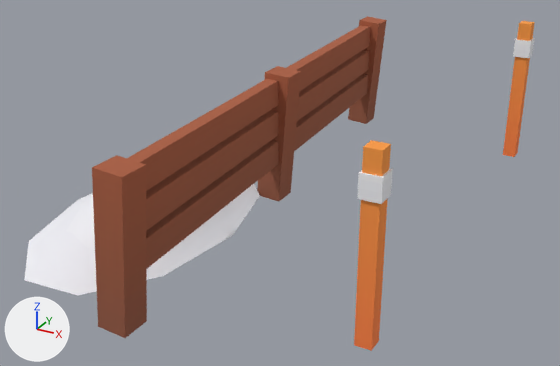
The glTF model public/assets/toycar/set-powder-verge-a-lite.glb, before and after one commit.
Rendered twice from a 50 mm camera at (3.61, -5.69, 3.61) aimed at (-0.26, 1.35, 0.08). Every picture has the same lights, and +X, +Y and +Z are marked at lower left. The first picture is the older version. Vertices at exactly the same position are counted once.

Objects in the first picture: 'drape_verge'.
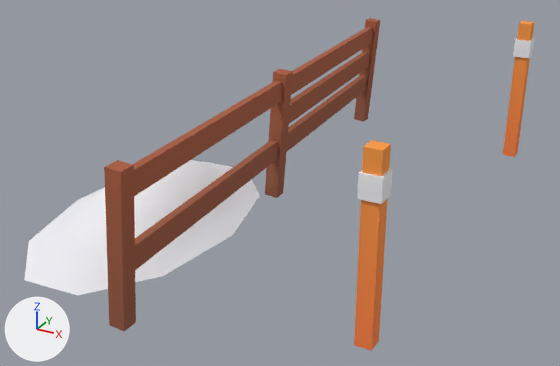
Boxes [x1, y1, x2, y2] around the edits, measured in the pictures (560 x 366 px):
'drape_verge', reshaped
    before: [24, 16, 535, 351]
    after: [24, 18, 535, 351]
part 1 of me_drape_verge, rebuilt (32% narrower)
    before: [348, 16, 387, 124]
    after: [354, 18, 380, 122]
part 2 of me_drape_verge, rebuilt
    before: [297, 50, 369, 121]
    after: [289, 51, 370, 124]
part 3 of me_drape_verge, rebuilt
    before: [127, 79, 278, 191]
    after: [132, 27, 373, 196]
part 4 of me_drape_verge, rebuilt (36% narrower)
    before: [257, 66, 301, 202]
    after: [265, 69, 293, 198]
part 5 of me_drape_verge, rebuilt (41% narrower)
    before: [92, 155, 147, 338]
    after: [104, 160, 136, 332]
part 6 of me_drape_verge, rebuilt
    before: [146, 140, 278, 269]
    after: [135, 75, 367, 270]
part 7 of me_drape_verge, deleted (brown)
    before: [287, 25, 370, 91]
part 8 of me_drape_verge, deleted (brown)
    before: [294, 74, 368, 151]
part 9 of me_drape_verge, deleted (brown)
    before: [146, 110, 278, 231]

What changed in the scene script:
```text
Change me_drape_verge:
    used by ob_drape_verge; location = (1.6, 4.5, 0.6)
    remove me_drape_verge.from_pydata(...)  # 145 vertices, 198 faces; spans x -3.84..0.1, y -6.04..0.25, z -0.9..0.9
    add me_drape_verge.from_pydata(...)  # 133 vertices, 190 faces; spans x -3.84..0.1, y -5.97..0.18, z -0.9..0.9
    me_drape_verge part 1: the loose piece of 8 vertices spanning x -2.41..-1.99, y -0.05..0.25, z -0.81..0.71 is rebuilt with 8 vertices and now spans x -2.34..-2.06, y 0.02..0.18, z -0.8..0.7
    me_drape_verge part 2: the loose piece of 8 vertices spanning x -2.27..-1.95, y -2.9..0.1, z 0.01..0.29 is rebuilt with 8 vertices and now spans x -2.22..-1.96, y -2.9..0.1, z 0.04..0.26
    me_drape_verge part 3: the loose piece of 8 vertices spanning x -2.09..-1.77, y -5.89..-2.89, z 0.36..0.64 is rebuilt with 14 vertices and now spans x -2.2..-1.76, y -5.89..0.1, z 0.39..0.61
    me_drape_verge part 4: the loose piece of 8 vertices spanning x -2.23..-1.81, y -3.04..-2.75, z -0.81..0.71 is rebuilt with 8 vertices and now spans x -2.16..-1.88, y -2.97..-2.81, z -0.8..0.7
    me_drape_verge part 5: the loose piece of 8 vertices spanning x -2.05..-1.63, y -6.04..-5.74, z -0.81..0.71 is rebuilt with 8 vertices and now spans x -1.98..-1.7, y -5.97..-5.81, z -0.8..0.7
    me_drape_verge part 6: the loose piece of 8 vertices spanning x -2.09..-1.77, y -5.89..-2.89, z -0.34..-0.06 is rebuilt with 14 vertices and now spans x -2.25..-1.81, y -5.89..0.1, z -0.31..-0.09
    me_drape_verge part 7: the loose piece of 8 vertices spanning x -2.27..-1.95, y -2.9..0.1, z 0.36..0.64 is deleted
    me_drape_verge part 8: the loose piece of 8 vertices spanning x -2.27..-1.95, y -2.9..0.1, z -0.34..-0.06 is deleted
    me_drape_verge part 9: the loose piece of 8 vertices spanning x -2.09..-1.77, y -5.89..-2.89, z 0.01..0.29 is deleted
```
